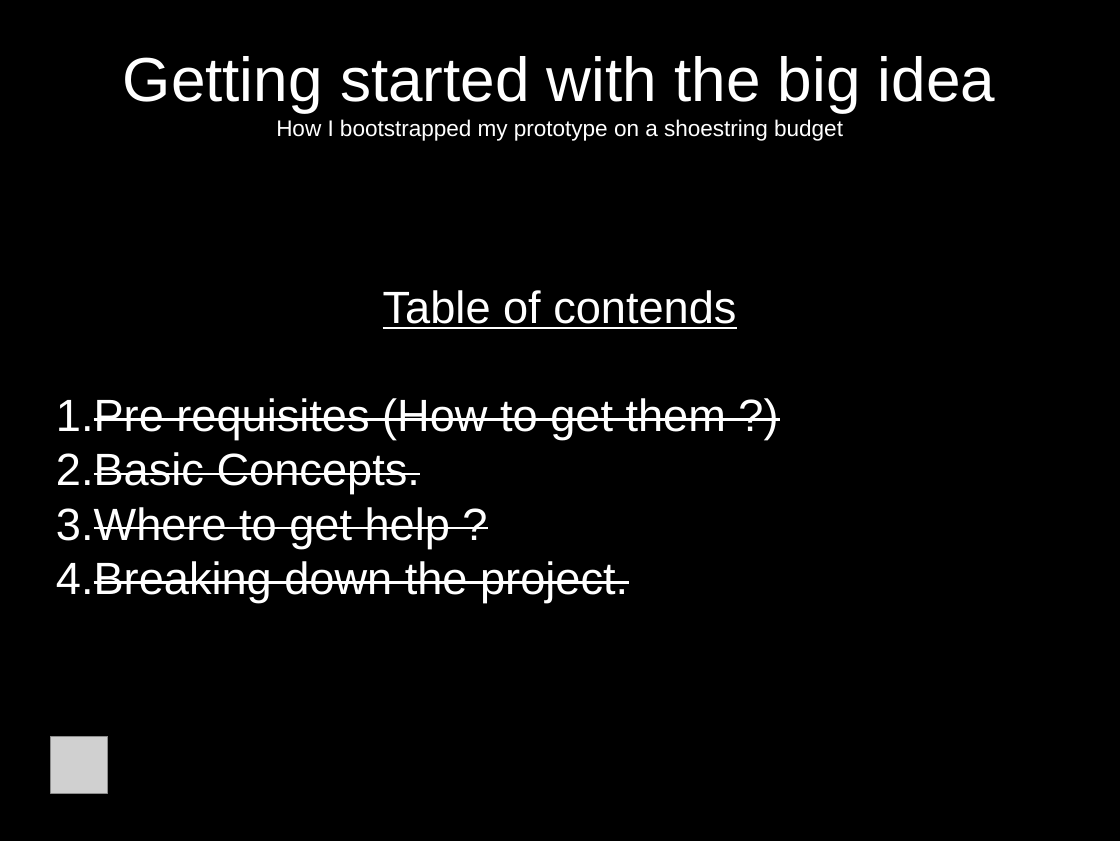
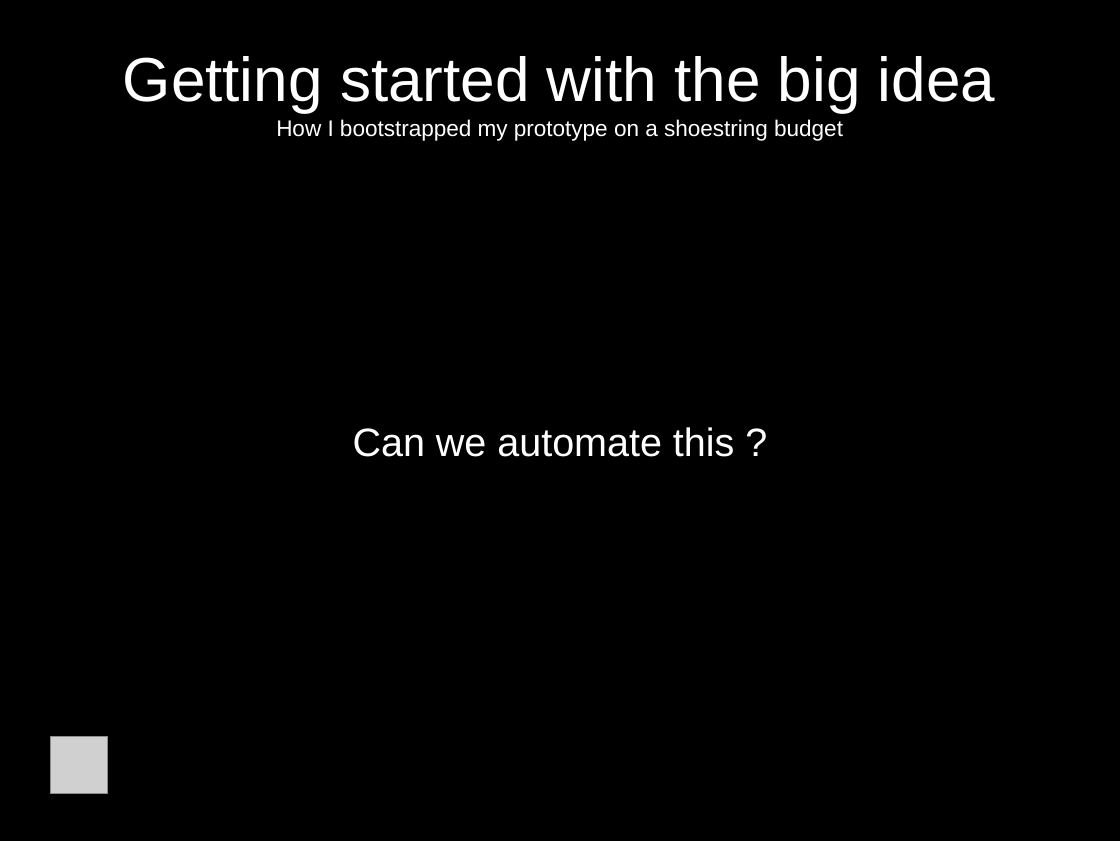
Before and after one commit to jcda/django-mvp-install-script, a slide deck: slide 10 of MVP-presentation-BD-Meetup.odp (slide 16 before the commit). Drawn at 1120x841 pixels with LibreOffice and Linux fonts; fonts in the diff are those of the drawing; grey boxes stand for pictures. Boxes give left, top, right and bottom in pixels: in the first picture for what was removed or moved away, otherwise in the second. Text is boxed around its words. In the diff, an @@ line names an element or a change of style, - is before the commit and + after.

```diff
--- a/MVP-presentation-BD-Meetup.odp
+++ b/MVP-presentation-BD-Meetup.odp
@@ subtitle at bbox=[353, 427, 734, 457]: text changed; size 32 to 28 pt @@
-Table of contends
-1. Pre requisites (How to get them ?)
-2. Basic Concepts.
-3. Where to get help ?
-4. Breaking down the project.
+Can we automate this ?
```
Also in this commit, not shown: 11 other slides changed, 3 slides added, 2 other files.
